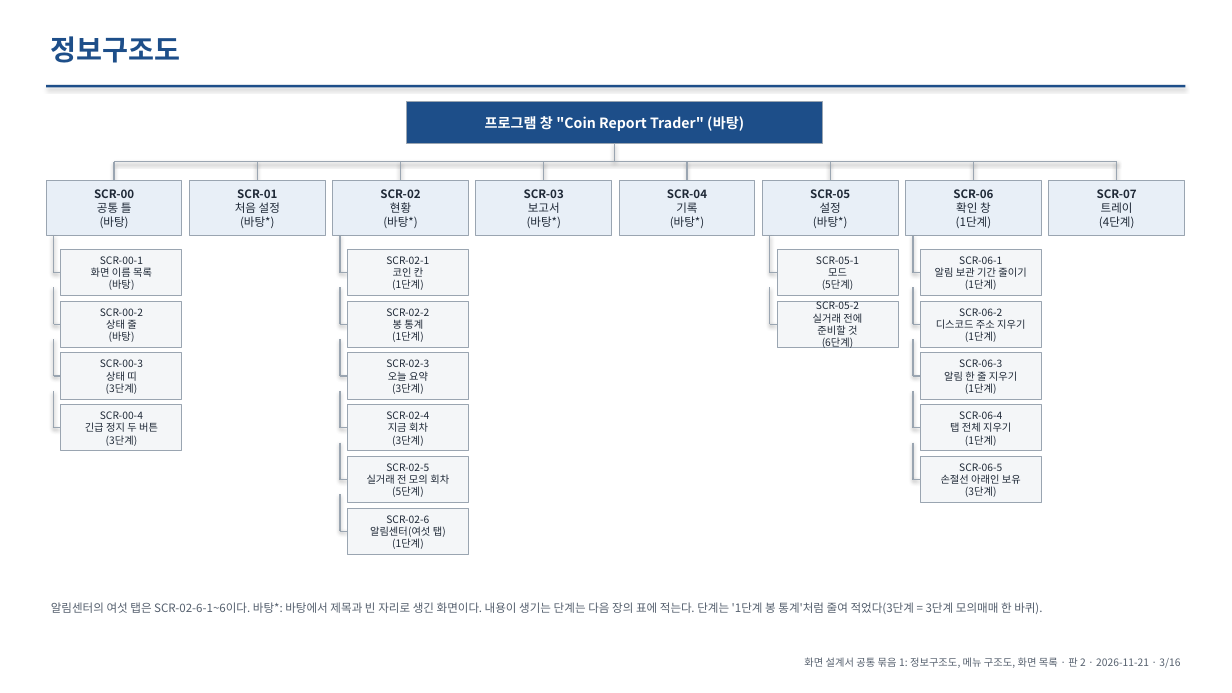
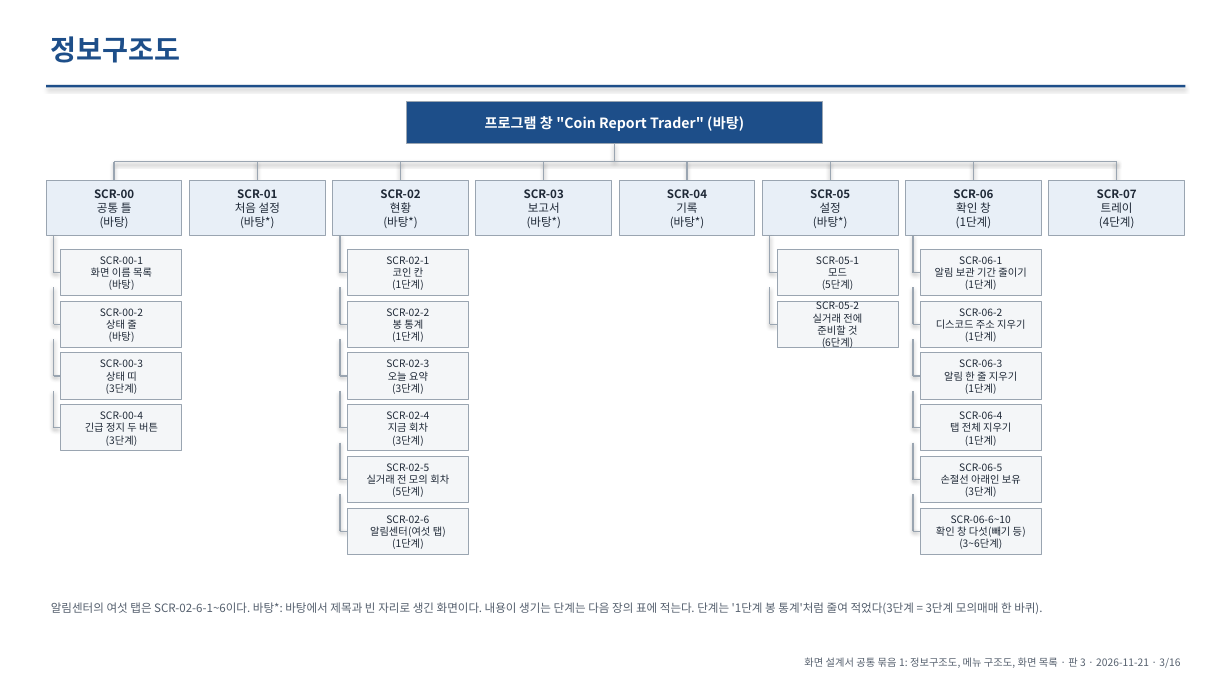
Before and after one commit to khy920723/coin-report-trader, a slide deck: slide 3 of docs/screen-design/00-common.pptx. Drawn at 1232x693 pixels with LibreOffice and Linux fonts; fonts in the diff are those of the drawing. Boxes give left, top, right and bottom in pixels: in the first picture for what was removed or moved away, otherwise in the second. Text is boxed around its words. In the diff, an @@ line names an element or a change of style, - is before the commit and + after.

```diff
--- a/docs/screen-design/00-common.pptx
+++ b/docs/screen-design/00-common.pptx
@@ line added from (913, 494) to (913, 531), #9AA5B1 1 pt @@
@@ rectangle added at (921,508,1042,555), fill #F4F6F8, outline #9AA5B1 0.75 pt, 8 pt, text #1F2937 @@
+SCR-06-6~10
+확인 창 다섯(빼기 등)
+(3~6단계)
@@ line added from (913, 531) to (921, 531), #9AA5B1 1 pt @@
```
Also in this commit, not shown: 15 other slides changed, 1 other file.
